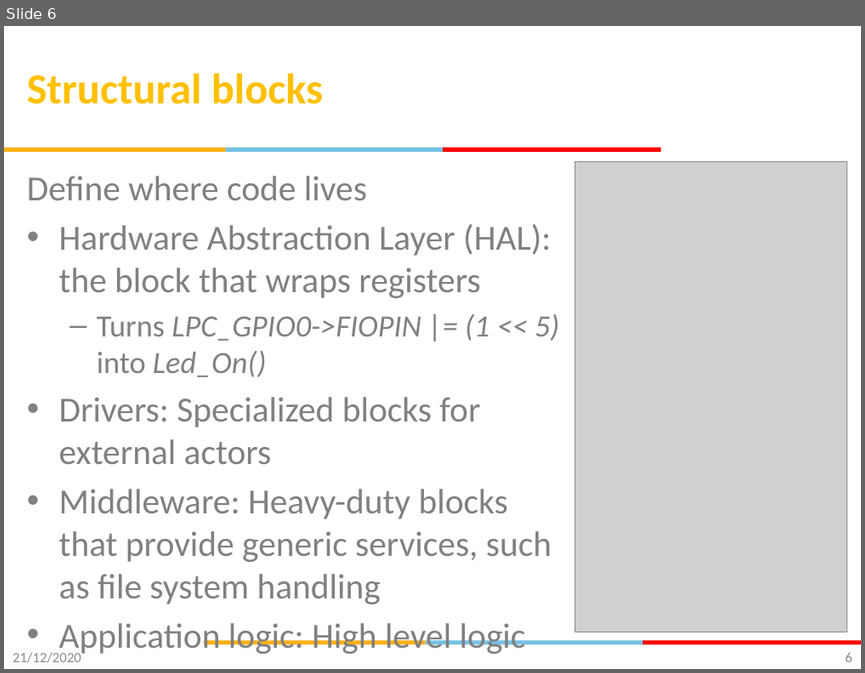
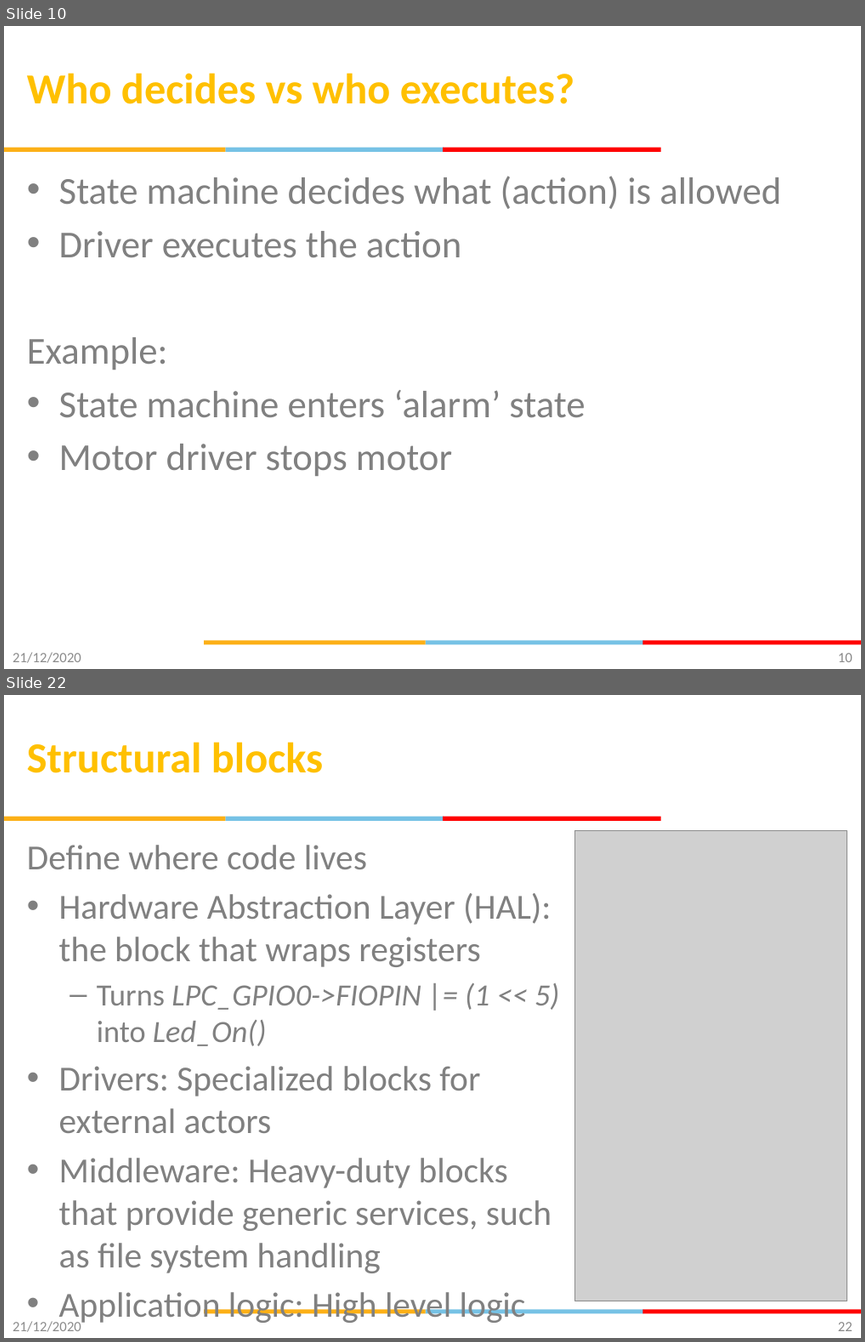
Before and after one commit to gsaurabhr-teaching/csg523-material, a slide deck: Lec-13-16-firmware-architecture.pptx. Shown one above the other, each under a label of ours: slide 6 before the commit, slides 10 and 22 after it; the slides between them are not shown. The pictures are 865x673 and 865x1342 pixels, drawn with LibreOffice and Linux fonts; fonts in the diff are those of the drawing; grey boxes stand for pictures; background and template pictures are left out. Boxes give left, top, right and bottom in pixels: in the first picture for what was removed or moved away, otherwise in the second. Text is boxed around its words. In the diff, an @@ line names an element or a change of style, - is before the commit and + after.

```diff
--- a/Lec-13-16-firmware-architecture.pptx
+++ b/Lec-13-16-firmware-architecture.pptx
@@ slide 10 added at (4, 26, 861, 669), background #FFFFFF; not listed: 6 template elements that a slide beside it also shows @@
@@ title added at (27, 73, 575, 104), 36 pt, text #FFC000, bold @@
+Who decides vs who executes?
@@ text added at (27, 176, 781, 476), 32 pt, text #808080 @@
+• State machine decides what (action) is allowed
+• Driver executes the action
+Example:
+• State machine enters ‘alarm’ state
+• Motor driver stops motor
@@ text added at (12, 652, 81, 663), 12 pt, text #8C8C8C @@
+21/12/2020
@@ page number added at (838, 652, 852, 662), 12 pt, text #898989 @@
+10
@@ what was slide 6 is now slide 22 @@
@@ page number at (838, 1321, 852, 1331): text changed @@
-6
+22
```
Also in this commit, not shown: 17 other slides added, 2 slides removed.
